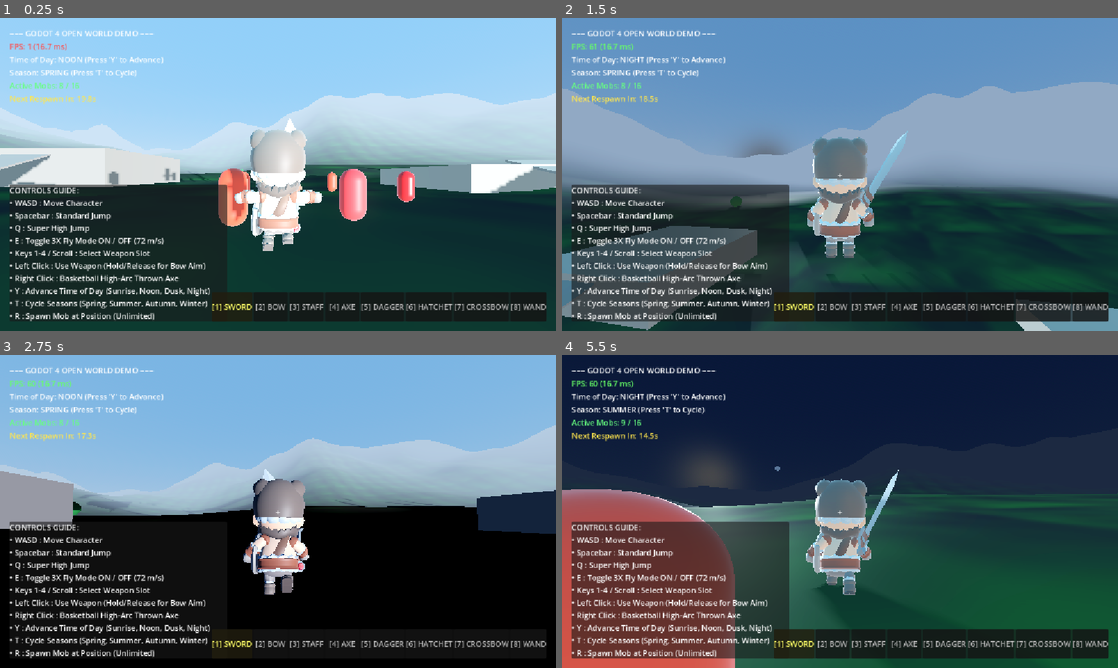
Above: before the commit, frames 1-4 (two rows, left to right).
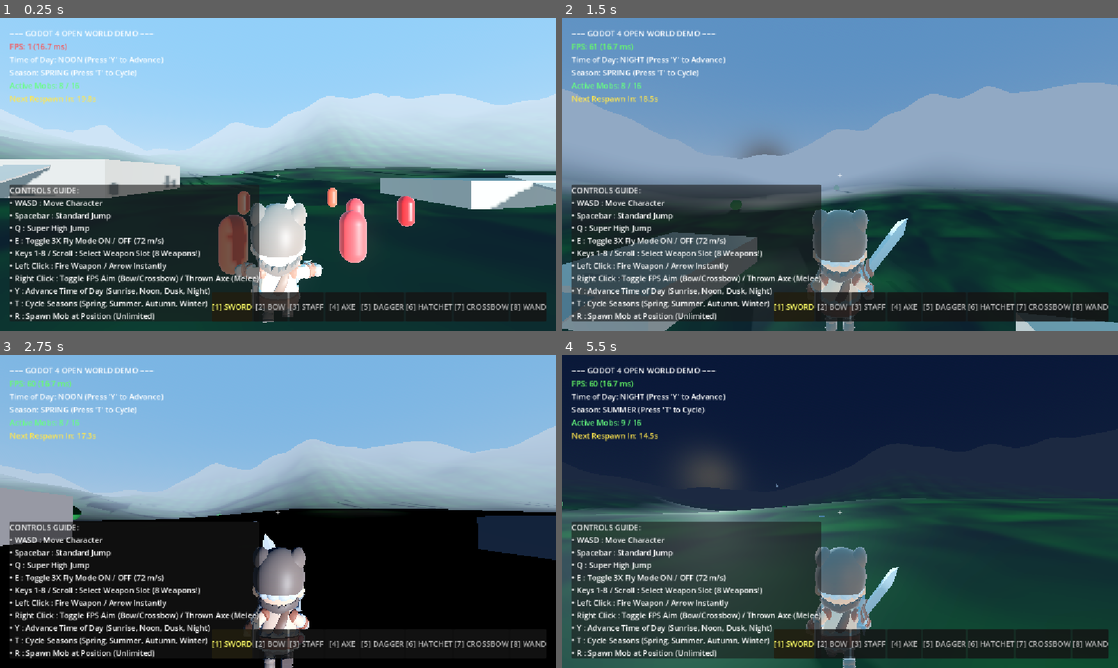
Above: after the commit, the same moments.

Repository: AngheloAmir/Alamat-Ng-Silakbo
Game: Godot game, scene res://scenes/main.tscn
The game is run twice, just before and just after one commit, with the same random seed, the same clock (stepped at 60 frames per second) and the same inputs.
Inputs (mouse positions are in pixels of both pictures, inside the frame that each line leads up to):
- Up to frame 1 (0.25 s): no input
- Up to frame 2 (1.5 s): tap Y (advance_time) at 0.5, 1.25 s; move the mouse to (867, 174) at 0.52 s; hold Right mouse button (attack_axe) 0.53-1.28 s; hold W (move_forward) from 0.53 s (still down); tap Q (high_jump) at 0.77 s; click (867, 174) at 0.8 s; move the mouse to (812, 174) at 1.27 s; click (812, 174) at 1.35 s
- Up to frame 3 (2.75 s): keep holding W (move_forward); tap Q (high_jump) at 1.52 s; right-click (250, 511) at 1.55 s; tap Y (advance_time) at 2 s; move the mouse to (289, 505) at 2.02 s; hold Y (advance_time) from 2.03 s (still down); click (289, 505) at 2.3 s
- Up to frame 4 (5.5 s): keep holding W (move_forward); move the mouse to (834, 517) at 2.77 s; release Y (advance_time) at 2.78 s; right-click (834, 517) at 2.85 s; tap Q (high_jump) at 3.02, 3.77, 4.52 s; tap Y (advance_time) at 3.5, 4.25 s; move the mouse to (878, 514) at 3.52 s; press the mouse at (878, 514) at 3.53 s; move the mouse to (795, 508) at 4.27 s; release the mouse at (795, 508) at 4.28 s; tap T (cycle_weather) at 4.35 s; right-click (795, 508) at 4.55 s; move the mouse to (845, 511) at 5.02 s; hold R (spawn_mob_manual) from 5.03 s (still down); click (845, 511) at 5.3 s

The runs differ from the first frame. In frame 1, 17% of the frame differs, in the area x 0-100%, y 24-98%; in frame 2, 11%; in frame 3, 9.8%; in frame 4, 27%, in the area x 0-100%, y 35-100%.

Commit message:
wroking bow

Diff:
--- a/project.godot
+++ b/project.godot
@@ -10,7 +10,7 @@
 
 [application]
 
-config/name="Alamant"
+config/name="RockionSurvival"
 run/main_scene="res://scenes/main.tscn"
 config/features=PackedStringArray("4.7", "Forward Plus")
 config/icon="res://icon.svg"
--- a/scenes/hud.tscn
+++ b/scenes/hud.tscn
@@ -58,9 +58,9 @@
 • Spacebar : Standard Jump
 • Q : Super High Jump
 • E : Toggle 3X Fly Mode ON / OFF (72 m/s)
-• Keys 1-4 / Scroll : Select Weapon Slot
-• Left Click : Use Weapon (Hold/Release for Bow Aim)
-• Right Click : Basketball High-Arc Thrown Axe
+• Keys 1-8 / Scroll : Select Weapon Slot (8 Weapons!)
+• Left Click : Fire Weapon / Arrow Instantly
+• Right Click : Toggle FPS Aim (Bow/Crossbow) / Thrown Axe (Melee)
 • Y : Advance Time of Day (Sunrise, Noon, Dusk, Night)
 • T : Cycle Seasons (Spring, Summer, Autumn, Winter)
 • R : Spawn Mob at Position (Unlimited)"
--- a/scenes/player.tscn
+++ b/scenes/player.tscn
@@ -46,7 +46,7 @@
 script = ExtResource("2_rig")
 
 [node name="Camera3D" type="Camera3D" parent="CameraRig" unique_id=1103455835]
-transform = Transform3D(1, 0, 0, 0, 1, 0, 0, 0, 1, 0, 0.3711617, 4)
+transform = Transform3D(1, 0, 0, 0, 1, 0, 0, 0, 1, 0.55, 0.15, 0)
 current = true
 far = 800.0
 
--- a/scripts/camera_rig.gd
+++ b/scripts/camera_rig.gd
@@ -20,7 +20,7 @@
 	target_node = get_parent() as Node3D
 	if target_node:
 		add_excluded_object(target_node.get_rid())
-		global_position = target_node.global_position + Vector3(0, 1.6, 0)
+		global_position = target_node.global_position + Vector3(0, 2.4, 0)
 
 	# Lock mouse cursor into center for smooth 3D camera orbit
 	Input.mouse_mode = Input.MOUSE_MODE_CAPTURED
@@ -29,7 +29,7 @@
 func _physics_process(_delta: float) -> void:
 	# Follow player position without inheriting player rotation
 	if target_node and is_instance_valid(target_node):
-		global_position = target_node.global_position + Vector3(0, 1.6, 0)
+		global_position = target_node.global_position + Vector3(0, 2.4, 0)
 
 
 func _unhandled_input(event: InputEvent) -> void:
--- a/scripts/player.gd
+++ b/scripts/player.gd
@@ -175,8 +175,15 @@
 	if gm and gm.has_method("register_player"):
 		gm.call("register_player", self)
 
+	if camera:
+		camera.h_offset = 0.0
+		camera.v_offset = 0.65
+
 	_update_held_weapon_prop()
 	emit_signal("weapon_slot_changed", int(current_weapon))
+
+
+var is_fps_aim_toggled: bool = false
 
 
 func _unhandled_input(event: InputEvent) -> void:
@@ -189,6 +196,16 @@
 	# Key 'R' -> Manually spawn a random-trait mob at player position (Unlimited)
 	elif event.is_action_pressed("spawn_mob_manual"):
 		_spawn_manual_random_mob()
+
+	# Right Click -> Toggle FPS Aim Mode for Bow / Crossbow
+	elif event.is_action_pressed("attack_axe"):
+		if current_weapon == WeaponType.BOW or current_weapon == WeaponType.CROSSBOW:
+			is_fps_aim_toggled = !is_fps_aim_toggled
+			if is_fps_aim_toggled:
+				_start_bow_aim_camera_pan()
+			else:
+				_stop_bow_aim_camera_pan()
+			get_viewport().set_input_as_handled()
 
 	# Weapon Slot Hotkey Selection (Keys 1-8)
 	elif event is InputEventKey and event.pressed:
@@ -213,8 +230,9 @@
 
 func _select_weapon_slot(slot: WeaponType) -> void:
 	if current_weapon != slot:
-		if is_charging_bow:
-			_reset_bow_aim()
+		if is_fps_aim_toggled:
+			is_fps_aim_toggled = false
+			_stop_bow_aim_camera_pan()
 		current_weapon = slot
 		_update_held_weapon_prop()
 		print("[Player] Weapon Switched to Slot:", current_weapon)
@@ -237,6 +255,11 @@
 		_set_node_visible_recursive(child, is_vis)
 
 
+var is_aiming_bow: bool = false
+var camera_pan_tween: Tween = null
+var mount_aim_tween: Tween = null
+
+
 func _reset_bow_aim() -> void:
 	is_charging_bow = false
 	bow_charge_time = 0.0
@@ -244,6 +267,83 @@
 		held_arrow.visible = false
 	if character_model:
 		character_model.visible = true
+	_stop_bow_aim_camera_pan()
+
+
+func _start_bow_aim_camera_pan() -> void:
+	if is_aiming_bow:
+		return
+	is_aiming_bow = true
+
+	# Hide character body so it doesn't block screen vision
+	if character_model:
+		character_model.visible = false
+
+	# Reparent weapon and offhand mounts to camera for static screen-view placement
+	if weapon_mount and camera and weapon_mount.get_parent() != camera:
+		weapon_mount.reparent(camera)
+	if offhand_mount and camera and offhand_mount.get_parent() != camera:
+		offhand_mount.reparent(camera)
+
+	# 0.1s Smooth Camera Pan to Eye Level FPS Aim
+	if camera_pan_tween and camera_pan_tween.is_running():
+		camera_pan_tween.kill()
+	camera_pan_tween = create_tween().set_parallel(true)
+	if camera_rig:
+		camera_pan_tween.tween_property(camera_rig, "spring_length", 0.1, 0.10).set_trans(Tween.TRANS_QUAD).set_ease(Tween.EASE_OUT)
+	if camera:
+		camera_pan_tween.tween_property(camera, "position", Vector3(0.0, 0.1, -0.4), 0.10).set_trans(Tween.TRANS_QUAD).set_ease(Tween.EASE_OUT)
+		camera_pan_tween.tween_property(camera, "h_offset", 0.0, 0.10).set_trans(Tween.TRANS_QUAD).set_ease(Tween.EASE_OUT)
+		camera_pan_tween.tween_property(camera, "v_offset", 0.0, 0.10).set_trans(Tween.TRANS_QUAD).set_ease(Tween.EASE_OUT)
+
+	# Position Bow and Shield static to camera view (pushed to screen edges & rotated 180 deg)
+	if mount_aim_tween and mount_aim_tween.is_running():
+		mount_aim_tween.kill()
+	mount_aim_tween = create_tween().set_parallel(true)
+	if weapon_mount:
+		mount_aim_tween.tween_property(weapon_mount, "position", Vector3(0.55, -0.32, -0.75), 0.10).set_trans(Tween.TRANS_QUAD).set_ease(Tween.EASE_OUT)
+		mount_aim_tween.tween_property(weapon_mount, "rotation_degrees", Vector3(-5.0, 0.0, -10.0), 0.10).set_trans(Tween.TRANS_QUAD).set_ease(Tween.EASE_OUT)
+	if offhand_mount:
+		mount_aim_tween.tween_property(offhand_mount, "position", Vector3(-0.65, -0.40, -0.75), 0.10).set_trans(Tween.TRANS_QUAD).set_ease(Tween.EASE_OUT)
+		mount_aim_tween.tween_property(offhand_mount, "rotation_degrees", Vector3(-10.0, 0.0, 15.0), 0.10).set_trans(Tween.TRANS_QUAD).set_ease(Tween.EASE_OUT)
+
+
+func _stop_bow_aim_camera_pan() -> void:
+	if not is_aiming_bow:
+		return
+	is_aiming_bow = false
+
+	# Show character body again
+	if character_model:
+		character_model.visible = true
+
+	# Reparent weapon and offhand mounts back to Player root
+	if weapon_mount and weapon_mount.get_parent() != self:
+		weapon_mount.reparent(self)
+	if offhand_mount and offhand_mount.get_parent() != self:
+		offhand_mount.reparent(self)
+
+	# 0.1s Smooth Camera Pan back to 3rd Person View
+	if camera_pan_tween and camera_pan_tween.is_running():
+		camera_pan_tween.kill()
+	camera_pan_tween = create_tween().set_parallel(true)
+	if camera_rig:
+		camera_pan_tween.tween_property(camera_rig, "spring_length", 4.0, 0.10).set_trans(Tween.TRANS_QUAD).set_ease(Tween.EASE_OUT)
+	if camera:
+		camera_pan_tween.tween_property(camera, "position", Vector3.ZERO, 0.10).set_trans(Tween.TRANS_QUAD).set_ease(Tween.EASE_OUT)
+		camera_pan_tween.tween_property(camera, "h_offset", 0.0, 0.10).set_trans(Tween.TRANS_QUAD).set_ease(Tween.EASE_OUT)
+		camera_pan_tween.tween_property(camera, "v_offset", 0.65, 0.10).set_trans(Tween.TRANS_QUAD).set_ease(Tween.EASE_OUT)
+
+	# Return weapon mount and offhand mount to standard ready stance
+	if mount_aim_tween and mount_aim_tween.is_running():
+		mount_aim_tween.kill()
+	mount_aim_tween = create_tween().set_parallel(true)
+	if weapon_mount:
+		mount_aim_tween.tween_property(weapon_mount, "position", default_mount_pos, 0.10).set_trans(Tween.TRANS_QUAD).set_ease(Tween.EASE_OUT)
+		mount_aim_tween.tween_property(weapon_mount, "rotation_degrees", default_mount_rot, 0.10).set_trans(Tween.TRANS_QUAD).set_ease(Tween.EASE_OUT)
+	if offhand_mount:
+		mount_aim_tween.tween_property(offhand_mount, "position", Vector3(-0.35, 0.75, -0.25), 0.10).set_trans(Tween.TRANS_QUAD).set_ease(Tween.EASE_OUT)
+		mount_aim_tween.tween_property(offhand_mount, "rotation_degrees", Vector3(0, 90, 0), 0.10).set_trans(Tween.TRANS_QUAD).set_ease(Tween.EASE_OUT)
 
 
 func _update_character_animation(moving: bool) -> void:
@@ -281,37 +381,6 @@
 	if attack_cooldown > 0.0:
 		attack_cooldown -= delta
 
-	# --- FPS BOW AIMING & HOLDING ARROW ON RIGHT SIDE ---
-	if current_weapon == WeaponType.BOW:
-		if Input.is_action_pressed("attack_slash"):
-			is_charging_bow = true
-			bow_charge_time = minf(bow_charge_time + delta, 1.2)
-
-			# Hide player character model so it doesn't block FPS vision
-			if character_model:
-				character_model.visible = false
-
-			# Show Held Arrow on right side of FPS view
-			if held_arrow:
-				held_arrow.visible = true
-				var pull_back: float = (bow_charge_time / 1.2) * 0.15
-				held_arrow.position = Vector3(0.38, -0.22, -0.65 + pull_back)
-
-			# Lerp camera position from 4.0m 3rd-person offset to -0.4m FPS eye-level position
-			camera.position = camera.position.lerp(Vector3(0.0, 0.1, -0.4), delta * 18.0)
-
-		elif Input.is_action_just_released("attack_slash") and is_charging_bow:
-			_perform_bow_attack_charged(bow_charge_time)
-			_reset_bow_aim()
-
-	if not is_charging_bow:
-		if held_arrow and held_arrow.visible:
-			held_arrow.visible = false
-		if character_model and not character_model.visible:
-			character_model.visible = true
-		# Return camera position smoothly to standard 3rd person 4.0m offset
-		camera.position = camera.position.lerp(Vector3(0.0, 0.0, 4.0), delta * 8.0)
-
 	# --- FLY MODE CONTROLS (TOGGLED VIA KEY 'E' - 72 m/s) ---
 	if is_flying:
 		var fly_move: Vector3 = Vector3.ZERO
@@ -330,11 +399,12 @@
 		move_and_slide()
 		_update_character_animation(fly_move.length() > 0.1)
 
-		if attack_cooldown <= 0.0 and current_weapon != WeaponType.BOW:
+		if attack_cooldown <= 0.0:
 			if Input.is_action_just_pressed("attack_slash"):
 				_perform_active_weapon_attack()
 			elif Input.is_action_just_pressed("attack_axe"):
-				_perform_axe_attack()
+				if current_weapon != WeaponType.BOW and current_weapon != WeaponType.CROSSBOW:
+					_perform_axe_attack()
 		return
 
 	# --- GROUNDED & JUMP PHYSICS ---
@@ -370,12 +440,13 @@
 	move_and_slide()
 	_update_character_animation(is_moving)
 
-	# Handle Non-Bow Attacks & Secondary Axe Attack
+	# Handle Weapon Attacks & Secondary Thrown Axe
 	if attack_cooldown <= 0.0:
-		if current_weapon != WeaponType.BOW and Input.is_action_just_pressed("attack_slash"):
+		if Input.is_action_just_pressed("attack_slash"):
 			_perform_active_weapon_attack()
 		elif Input.is_action_just_pressed("attack_axe"):
-			_perform_axe_attack()
+			if current_weapon != WeaponType.BOW and current_weapon != WeaponType.CROSSBOW:
+				_perform_axe_attack()
 
 
 func _animate_weapon_slash() -> void:
@@ -440,17 +511,47 @@
 		return
 	attack_cooldown = 0.35
 	var charge_ratio: float = clampf(charge_time / 1.2, 0.3, 1.0)
-	var launch_speed: float = lerpf(25.0, 55.0, charge_ratio)
-	print("[Player] Released Charged Bow Arrow! Power:", charge_ratio, "Speed:", launch_speed)
+	var launch_speed: float = lerpf(85.0, 115.0, charge_ratio)
+	print("[Player] Released Bow Arrow! Power:", charge_ratio, "Speed:", launch_speed)
 
 	var arrow_inst: Node3D = bow_scene.instantiate() as Node3D
 	get_parent().add_child(arrow_inst)
-	arrow_inst.global_position = camera.global_position + -camera.global_transform.basis.z * 0.8
-	var shoot_dir: Vector3 = -camera.global_transform.basis.z
+
+	# 1. Determine spawn origin (player body in 3rd person, camera in FPS)
+	var spawn_origin: Vector3
+	if is_fps_aim_toggled:
+		spawn_origin = camera.global_position
+	else:
+		spawn_origin = global_position + Vector3(0.0, 1.3, 0.0)
+
+	# 2. 3D Crosshair Target Convergence Raycast
+	var target_point: Vector3
+	var space_state: PhysicsDirectSpaceState3D = get_world_3d().direct_space_state
+	if space_state and camera:
+		var cam_from: Vector3 = camera.global_position
+		var cam_to: Vector3 = cam_from + (-camera.global_transform.basis.z * 200.0)
+		var ray_query: PhysicsRayQueryParameters3D = PhysicsRayQueryParameters3D.create(cam_from, cam_to)
+		ray_query.collision_mask = 3 # Terrain & Enemies
+		ray_query.exclude = [self]
+		if is_instance_valid(self):
+			ray_query.exclude.append(get_rid())
+
+		var hit_res: Dictionary = space_state.intersect_ray(ray_query)
+		if not hit_res.is_empty():
+			target_point = hit_res.get("position", cam_to)
+		else:
+			target_point = cam_to
+	else:
+		target_point = camera.global_position + (-camera.global_transform.basis.z * 200.0)
+
+	# 3. Calculate exact shooting direction from spawn_origin to target_point
+	var shoot_dir: Vector3 = (target_point - spawn_origin).normalized()
+	arrow_inst.global_position = spawn_origin + (shoot_dir * 1.2)
+
+	if "launch_speed" in arrow_inst:
+		arrow_inst.set("launch_speed", launch_speed)
 	if arrow_inst.has_method("setup_direction"):
 		arrow_inst.call("setup_direction", shoot_dir)
-		if "launch_speed" in arrow_inst:
-			arrow_inst.set("launch_speed", launch_speed)
 
 
 func _perform_spear_attack() -> void:
@@ -479,11 +580,32 @@
 		return
 	attack_cooldown = 0.45
 	_animate_weapon_slash()
-	print("[Player] Executing Right-Click Straight Cursor-Aimed Thrown Axe from 2.2m height!")
+	print("[Player] Executing Right-Click 3D Crosshair Converged Thrown Axe!")
 	var axe_inst: Node3D = axe_scene.instantiate() as Node3D
 	get_parent().add_child(axe_inst)
-	axe_inst.global_position = global_position + Vector3.UP * 2.2 + transform.basis.z * -0.5
-	var throw_dir: Vector3 = -camera.global_transform.basis.z
+
+	var spawn_origin: Vector3 = global_position + Vector3(0.0, 1.8, 0.0)
+	var target_point: Vector3
+	var space_state: PhysicsDirectSpaceState3D = get_world_3d().direct_space_state
+	if space_state and camera:
+		var cam_from: Vector3 = camera.global_position
+		var cam_to: Vector3 = cam_from + (-camera.global_transform.basis.z * 200.0)
+		var ray_query: PhysicsRayQueryParameters3D = PhysicsRayQueryParameters3D.create(cam_from, cam_to)
+		ray_query.collision_mask = 3
+		ray_query.exclude = [self]
+		if is_instance_valid(self):
+			ray_query.exclude.append(get_rid())
+
+		var hit_res: Dictionary = space_state.intersect_ray(ray_query)
+		if not hit_res.is_empty():
+			target_point = hit_res.get("position", cam_to)
+		else:
+			target_point = cam_to
+	else:
+		target_point = camera.global_position + (-camera.global_transform.basis.z * 200.0)
+
+	var throw_dir: Vector3 = (target_point - spawn_origin).normalized()
+	axe_inst.global_position = spawn_origin + (throw_dir * 0.8)
 	if axe_inst.has_method("setup_direction"):
 		axe_inst.call("setup_direction", throw_dir)
 
--- a/scripts/weapons/bow/arrow_projectile.gd
+++ b/scripts/weapons/bow/arrow_projectile.gd
@@ -1,54 +1,123 @@
 # ==============================================================================
-# BOW ARROW PROJECTILE (SLOT 2)
+# BOW ARROW PROJECTILE (SLOT 2 & SLOT 7)
 # ==============================================================================
-# Long-range projectile affected by gravity:
-# - High launch speed (38.0 m/s) that travels far over distance
+# Long-range projectile with 100% Continuous Collision Detection (CCD Raycasting):
+# - Raycast sweep between frames eliminates high-speed tunneling through mobs
 # - Realistic gravity trajectory drop curve
 # - 1-hit kills any mob on collision
 # ==============================================================================
 extends Area3D
 
-@export var launch_speed: float = 38.0        # Fast long-range launch speed (m/s)
-@export var arrow_drop_gravity: float = 14.0  # Gravity drop acceleration
+@export var launch_speed: float = 95.0        # High-velocity arrow flight (m/s)
+@export var arrow_drop_gravity: float = 2.5   # Gentle realistic gravity drop over extreme distance
 @export var max_lifetime: float = 5.0         # Despawn safety timer
 
 var velocity: Vector3 = Vector3.ZERO
 var lifetime: float = 0.0
+var has_hit: bool = false
 
 
 func _ready() -> void:
 	collision_layer = 0
-	collision_mask = 3 # Hit enemies and terrain
+	collision_mask = 3 # Layer 1: Terrain, Layer 2: Mobs
 	body_entered.connect(_on_body_entered)
+	area_entered.connect(_on_area_entered)
 
 
 func setup_direction(dir: Vector3) -> void:
 	velocity = dir.normalized() * launch_speed
-	# Align arrow model rotation with flight direction
 	if velocity.length() > 0.1:
 		look_at(global_position + velocity, Vector3.UP)
 
 
 func _physics_process(delta: float) -> void:
+	if has_hit:
+		return
+
 	lifetime += delta
 	if lifetime >= max_lifetime:
 		queue_free()
 		return
 
-	# Apply gravity drop over flight distance
+	# Start position for CCD raycast sweep
+	var from_pos: Vector3 = global_position
+
+	# Update velocity for gravity drop
 	velocity.y -= arrow_drop_gravity * delta
-	global_position += velocity * delta
 
-	# Point arrow head along velocity direction
+	# End position for this physics frame
+	var to_pos: Vector3 = from_pos + (velocity * delta)
+
+	# --- 100% CONTINUOUS COLLISION DETECTION (CCD RAYCAST SWEEP) ---
+	var space_state: PhysicsDirectSpaceState3D = get_world_3d().direct_space_state
+	if space_state:
+		var ray_query: PhysicsRayQueryParameters3D = PhysicsRayQueryParameters3D.create(from_pos, to_pos)
+		ray_query.collision_mask = 3 # Check Terrain (1) and Enemies (2)
+		ray_query.exclude = [self]
+
+		# Exclude player and all player child collision objects from self-hit
+		var player: Node3D = GameManager.get_player()
+		if player and is_instance_valid(player):
+			ray_query.exclude.append(player.get_rid())
+			for child in player.get_children():
+				if child is CollisionObject3D:
+					ray_query.exclude.append((child as CollisionObject3D).get_rid())
+
+		var hit_result: Dictionary = space_state.intersect_ray(ray_query)
+		if not hit_result.is_empty():
+			var collider: Object = hit_result.get("collider")
+			var hit_pos: Vector3 = hit_result.get("position", to_pos)
+			global_position = hit_pos
+			_handle_hit_target(collider)
+			return
+
+	# No raycast hit: advance position normally
+	global_position = to_pos
+
+	# Align arrow direction along flight path
 	if velocity.length() > 0.1:
 		look_at(global_position + velocity, Vector3.UP)
 
 
 func _on_body_entered(body: Node3D) -> void:
-	if body is EnemyBase:
-		print("[BowArrow] Arrow hit enemy mob:", body.name)
-		(body as EnemyBase).take_damage(1)
-		queue_free()
-	elif body != null:
-		# Hit terrain or object -> destroy arrow
-		queue_free()
+	_handle_hit_target(body)
+
+
+func _on_area_entered(area: Area3D) -> void:
+	_handle_hit_target(area)
+
+
+func _handle_hit_target(target: Object) -> void:
+	if has_hit or target == null:
+		return
+
+	# Ignore player self-collisions
+	var player: Node3D = GameManager.get_player()
+	if target == player or (target is Node and player and player.is_ancestor_of(target as Node)):
+		return
+
+	has_hit = true
+
+	# Search up node tree to find EnemyBase or take_damage handler
+	var curr: Object = target
+	var hit_enemy: Node = null
+
+	while curr != null:
+		if curr is EnemyBase:
+			hit_enemy = curr as Node
+			break
+		elif curr is Node and (curr as Node).has_method("take_damage"):
+			hit_enemy = curr as Node
+			break
+		if curr is Node:
+			curr = (curr as Node).get_parent()
+		else:
+			break
+
+	if hit_enemy and hit_enemy.has_method("take_damage"):
+		print("[Arrow CCD] Arrow hit enemy mob:", hit_enemy.name)
+		hit_enemy.call("take_damage", 1)
+	else:
+		print("[Arrow CCD] Arrow hit terrain or object:", target)
+
+	queue_free()
--- a/scripts/weapons/thrown_axe.gd
+++ b/scripts/weapons/thrown_axe.gd
@@ -8,8 +8,8 @@
 extends Node3D
 
 # --- CURSOR-AIMED STRAIGHT THROW PARAMETERS ---
-@export var throw_speed: float = 38.0   # Fast straight throw velocity (m/s)
-@export var drop_gravity: float = 8.0    # Slight natural gravity drop
+@export var throw_speed: float = 75.0   # Fast straight throw velocity (m/s)
+@export var drop_gravity: float = 2.5    # Minimal gravity drop over distance
 @export var spin_speed: float = 24.0     # Rotation speed of axe in flight
 @export var max_lifetime: float = 4.0    # Maximum seconds before cleanup
 
@@ -39,11 +39,37 @@
 		queue_free()
 		return
 
+	# Start position for CCD raycast sweep
+	var from_pos: Vector3 = global_position
+
 	# 1. Apply slight gravity drop
 	velocity.y -= drop_gravity * delta
 
-	# 2. Move projectile position straight forward
-	global_position += velocity * delta
+	# End position for this physics frame
+	var to_pos: Vector3 = from_pos + (velocity * delta)
+
+	# --- 100% CONTINUOUS COLLISION DETECTION (CCD RAYCAST SWEEP) ---
+	var space_state: PhysicsDirectSpaceState3D = get_world_3d().direct_space_state
+	if space_state:
+		var ray_query: PhysicsRayQueryParameters3D = PhysicsRayQueryParameters3D.create(from_pos, to_pos)
+		ray_query.collision_mask = 3 # Check Terrain (1) and Enemies (2)
+		ray_query.exclude = [self]
+
+		# Exclude player from self-hit
+		var player: Node3D = GameManager.get_player()
+		if player and is_instance_valid(player):
+			ray_query.exclude.append(player.get_rid())
+
+		var hit_result: Dictionary = space_state.intersect_ray(ray_query)
+		if not hit_result.is_empty():
+			var collider: Object = hit_result.get("collider")
+			var hit_pos: Vector3 = hit_result.get("position", to_pos)
+			global_position = hit_pos
+			_handle_hit_target(collider)
+			return
+
+	# No raycast hit: advance position normally
+	global_position = to_pos
 
 	# 3. Spin axe visually in flight
 	if axe_model:
@@ -51,16 +77,36 @@
 
 
 func _on_body_entered(body: Node) -> void:
-	# Ignore player
-	if body == GameManager.get_player() or hit_mobs.has(body):
+	_handle_hit_target(body)
+
+
+func _handle_hit_target(body: Object) -> void:
+	if body == null:
+		return
+	var player: Node3D = GameManager.get_player()
+	if body == player or (body is Node and player and player.is_ancestor_of(body as Node)):
 		return
 
-	# Check if body is an enemy
-	if body.has_method("take_damage"):
-		hit_mobs.append(body)
-		print("[ThrownAxe] Straight Cursor-Aimed Axe struck enemy:", body.name)
-		body.take_damage(1)
+	var curr: Object = body
+	var hit_enemy: Node = null
+
+	while curr != null:
+		if curr is EnemyBase:
+			hit_enemy = curr as Node
+			break
+		elif curr is Node and (curr as Node).has_method("take_damage"):
+			hit_enemy = curr as Node
+			break
+		if curr is Node:
+			curr = (curr as Node).get_parent()
+		else:
+			break
+
+	if hit_enemy and hit_enemy.has_method("take_damage"):
+		if not hit_mobs.has(hit_enemy):
+			hit_mobs.append(hit_enemy)
+			print("[ThrownAxe CCD] Axe struck enemy:", hit_enemy.name)
+			hit_enemy.call("take_damage", 1)
+			queue_free()
+	elif time_alive > 0.05:
 		queue_free()
-	elif not body is CharacterBody3D and time_alive > 0.05:
-		# Hit terrain or obstacle -> destroy axe
-		queue_free()
